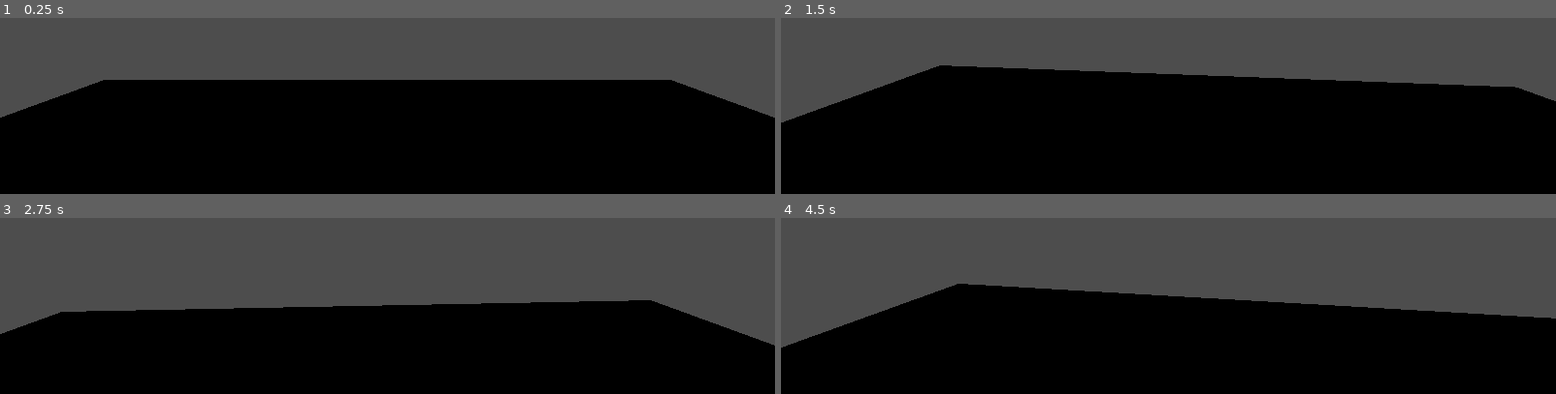
Above: before the commit, frames 1-4 (two rows, left to right).
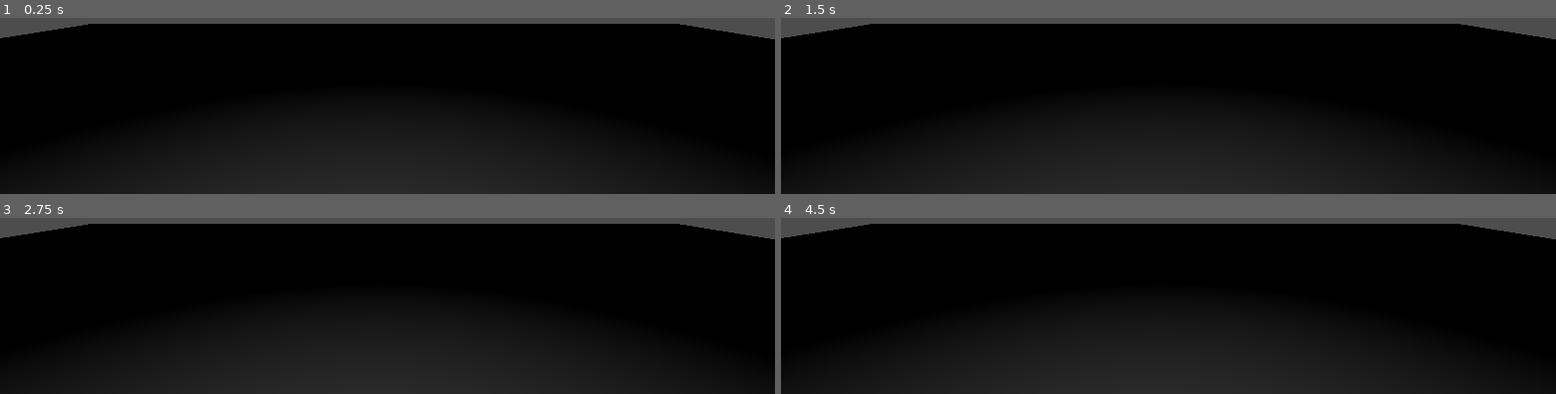
Above: after the commit, the same moments.

Repository: Mornistyr/Parallax
Game: Godot game, scene res://world/world.tscn
Same seed, same stepped clock (60 frames per second), same inputs: the game is played once before the commit and once after it. The project has no main scene, so this scene is started directly.
Inputs (mouse positions are in pixels of both pictures, inside the frame that each line leads up to):
- Up to frame 1 (0.25 s): no input
- Up to frame 2 (1.5 s): tap Enter at 0.5 s; move the mouse to (outside the picture) at 0.52 s; tap Space at 1.25 s; move the mouse to (outside the picture) at 1.27 s
- Up to frame 3 (2.75 s): tap Enter at 2 s; move the mouse to (outside the picture) at 2.02 s
- Up to frame 4 (4.5 s): tap Space at 2.75, 4.25 s; move the mouse to (1129, 263) at 2.77 s; tap Enter at 3.5 s; move the mouse to (1401, 242) at 3.52 s; move the mouse to (outside the picture) at 4.27 s

The runs differ from the first frame. In frame 1, 52% of the frame differs, in the area x 0-100%, y 3-100%; in frame 2, 50%; in frame 3, 67%; in frame 4, 63%.

Commit message:
created gyroscope script

Diff:
--- a/camera/camera_pivot.gd
+++ b/camera/camera_pivot.gd
@@ -1,10 +1,23 @@
 class_name CameraPivot
 extends Node3D
 
+var pitch: float = 0.0
+var yaw: float = 0.0
+var roll: float = 0.0
 
-func _process(delta: float) -> void:
-	var camera_move_direction = get_viewport().get_mouse_position() / get_viewport().get_visible_rect().size
-	camera_move_direction = (camera_move_direction - Vector2(0.5, 0.5)) * 2
+func _physics_process(delta: float) -> void:
+	var gyro: Vector3 = Input.get_gyroscope()
+	pitch += gyro.x * delta
+	yaw += gyro.y * delta
+	roll += gyro.z * delta
 
-	rotation.x = deg_to_rad(-camera_move_direction.y * 10)
-	rotation.y = deg_to_rad(-camera_move_direction.x * 15)
+	rotation = Vector3(pitch, yaw, roll)
+
+
+
+#func _process(delta: float) -> void:
+	#var camera_move_direction = get_viewport().get_mouse_position() / get_viewport().get_visible_rect().size
+	#camera_move_direction = (camera_move_direction - Vector2(0.5, 0.5)) * 2
+	#
+	#rotation.x = deg_to_rad(-camera_move_direction.y * 10)
+	#rotation.y = deg_to_rad(-camera_move_direction.x * 15)
--- a/camera/camera_pivot.tscn
+++ b/camera/camera_pivot.tscn
@@ -6,3 +6,4 @@
 script = ExtResource("1_ea7x5")
 
 [node name="Camera3D" type="Camera3D" parent="." unique_id=697627266]
+transform = Transform3D(-0.772655, 0, -0.6348261, 0, 1, 0, 0.6348261, 0, -0.772655, 0, 0.29199433, 0)
--- a/project.godot
+++ b/project.godot
@@ -14,6 +14,10 @@
 config/features=PackedStringArray("4.7", "Mobile")
 config/icon="res://icon.svg"
 
+[input_devices]
+
+sensors/enable_gyroscope=true
+
 [physics]
 
 3d/physics_engine="Jolt Physics"
--- a/world/world.tscn
+++ b/world/world.tscn
@@ -13,4 +13,7 @@
 [node name="CameraPivot" parent="." unique_id=1186864572 instance=ExtResource("2_tcf2h")]
 transform = Transform3D(1, 0, 0, 0, 1, 0, 0, 0, 1, 0, 4.1475325, 0)
 
+[node name="Camera3D" parent="CameraPivot" index="0" unique_id=697627266]
+transform = Transform3D(1, 0, 0, 0, 1, 0, 0, 0, 1, 0.100845814, -2.0408506, -0.21411383)
+
 [editable path="CameraPivot"]
